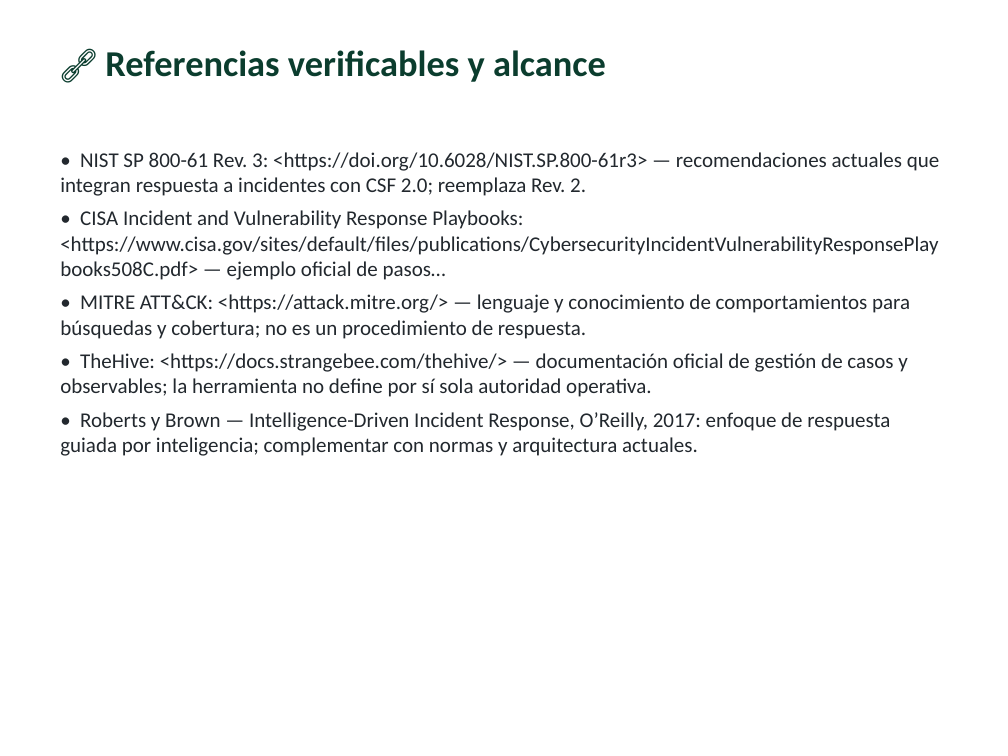
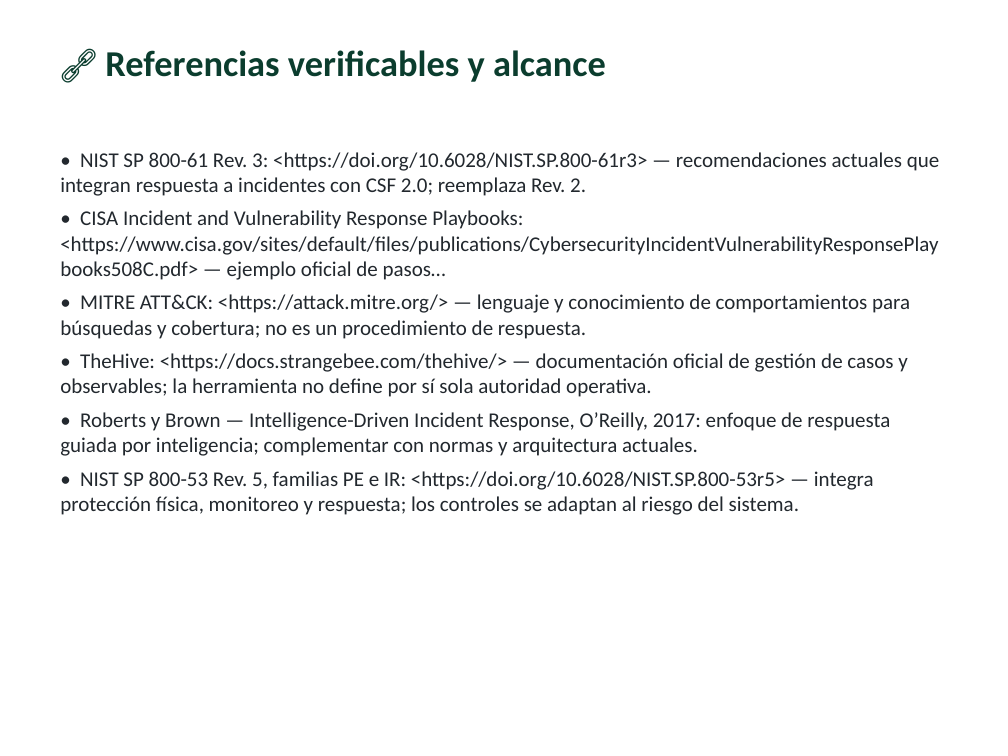
Before and after one commit to vladimiracunadev-create/modern-cybersecurity-program, a slide deck: slide 16 of classes/parte-9-forense-digital-y-respuesta-a-incidentes/215-playbooks-de-respuesta-a-incidentes/clase-215-presentacion.pptx. Drawn at 1008x756 pixels with LibreOffice and Linux fonts; fonts in the diff are those of the drawing. Boxes give left, top, right and bottom in pixels: in the first picture for what was removed or moved away, otherwise in the second. Text is boxed around its words. In the diff, an @@ line names an element or a change of style, - is before the commit and + after.

```diff
--- a/classes/parte-9-forense-digital-y-respuesta-a-incidentes/215-playbooks-de-respuesta-a-incidentes/clase-215-presentacion.pptx
+++ b/classes/parte-9-forense-digital-y-respuesta-a-incidentes/215-playbooks-de-respuesta-a-incidentes/clase-215-presentacion.pptx
@@ text at bbox=[60, 471, 874, 515]: paragraph added @@
+• NIST SP 800-53 Rev. 5, familias PE e IR: <https://doi.org/10.6028/NIST.SP.800-53r5> — integra protección física, monitoreo y respuesta; los controles se adaptan al riesgo del sistema.
```
Also in this commit, not shown: 2 other slides changed, 1 slide added, 2 other files.
